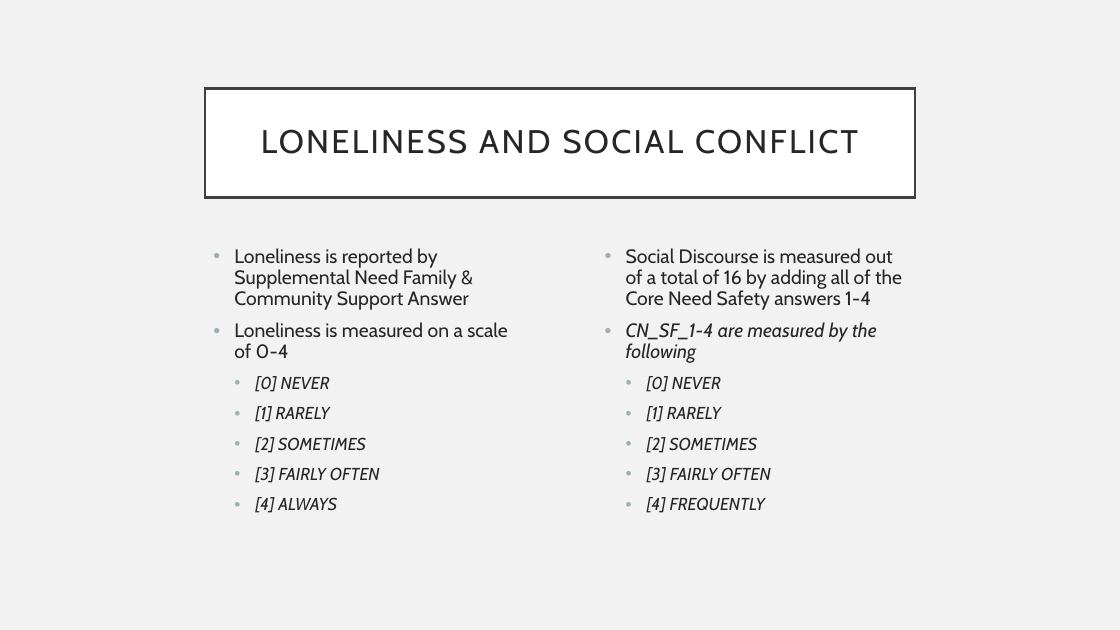
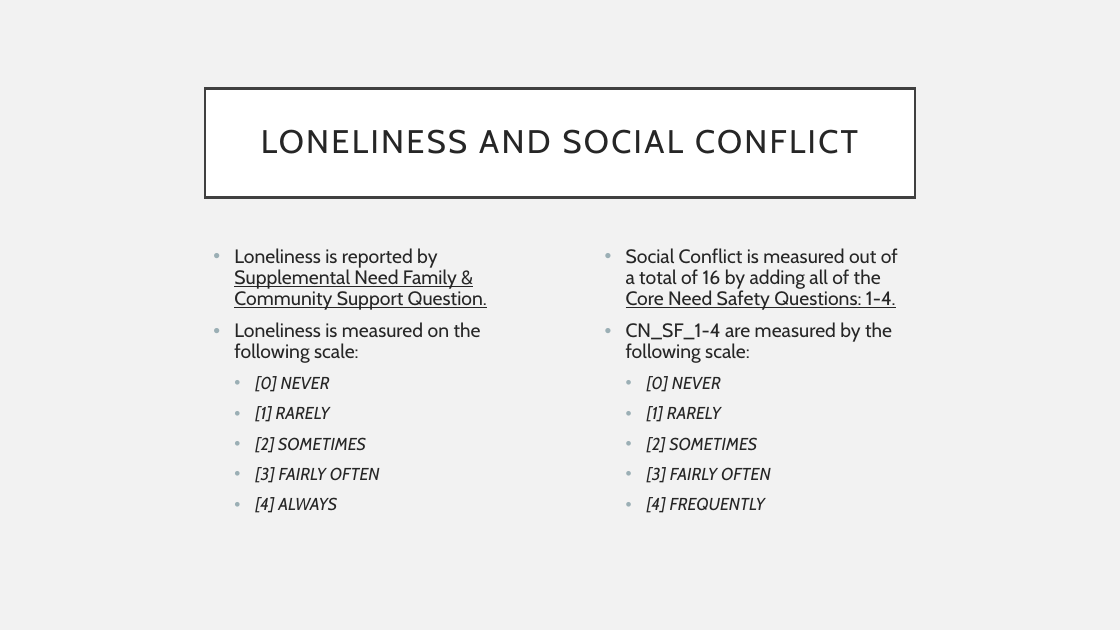
Before and after one commit to kurtisbu/Mesa-County-Data, a slide deck: slide 5 of Intrerview Presentation.pptx. Drawn at 1120x630 pixels with LibreOffice and Linux fonts; fonts in the diff are those of the drawing. Boxes give left, top, right and bottom in pixels: in the first picture for what was removed or moved away, otherwise in the second. Text is boxed around its words. In the diff, an @@ line names an element or a change of style, - is before the commit and + after.

Commit message:
final presentation update

```diff
--- a/Intrerview Presentation.pptx
+++ b/Intrerview Presentation.pptx
@@ text at box(234, 248, 487, 363): text changed @@
-• Loneliness is reported by Supplemental Need Family & Community Support Answer
-• Loneliness is measured on a scale of 0-4
+• Loneliness is reported by Supplemental Need Family & Community Support Question.
+• Loneliness is measured on the following scale:
@@ text at box(626, 248, 898, 363): text changed @@
-• Social Discourse is measured out of a total of 16 by adding all of the Core Need Safety answers 1-4
-• CN_SF_1-4 are measured by the following
+• Social Conflict is measured out of a total of 16 by adding all of the Core Need Safety Questions: 1-4.
+• CN_SF_1-4 are measured by the following scale:
```
Also in this commit, not shown: 9 other slides changed, 2 other files.
